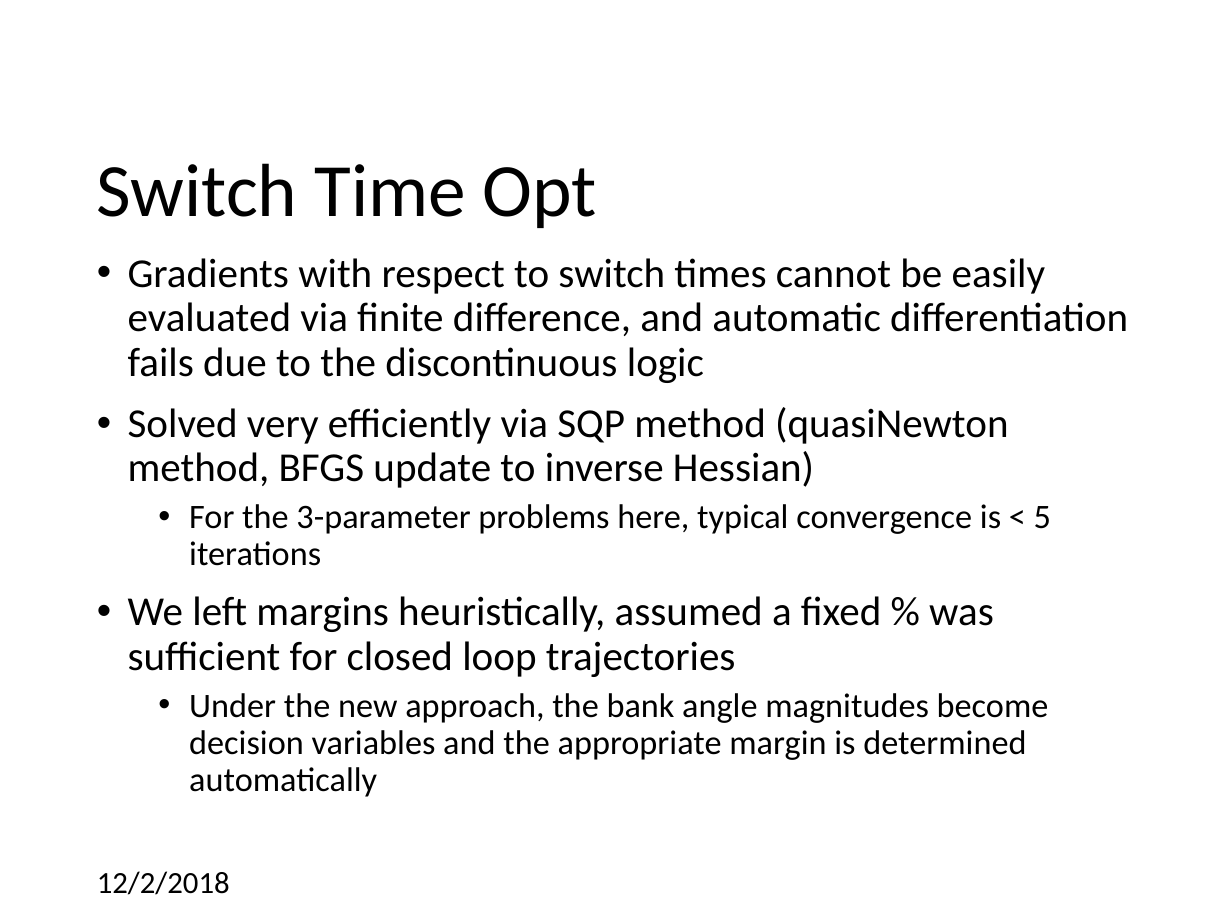
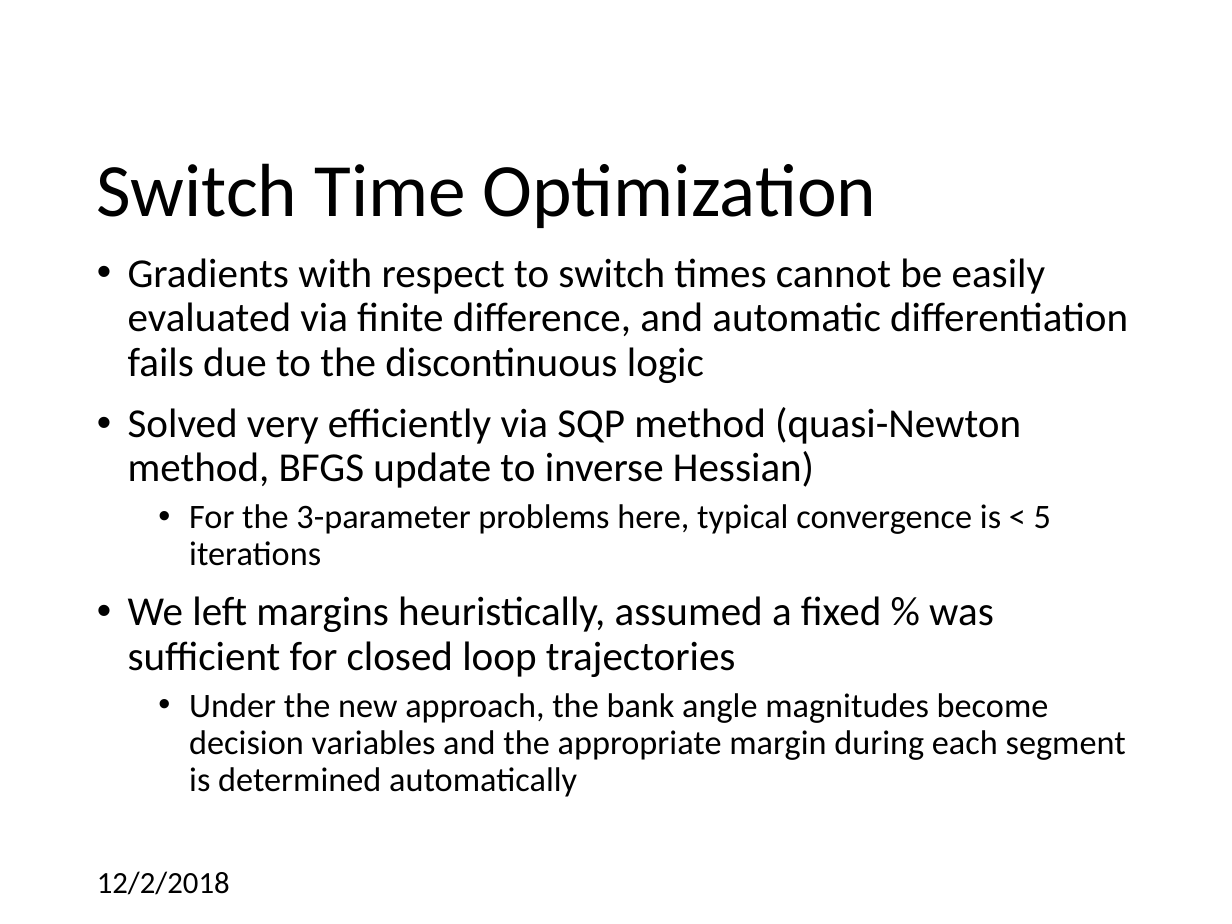
Before and after one commit to CDNoyes/EDL-Py, a slide deck: slide 26 of Documents/Qual Exam.pptx (slide 24 before the commit). Drawn at 1232x924 pixels with LibreOffice and Linux fonts; fonts in the diff are those of the drawing; background and template pictures are left out. Boxes give left, top, right and bottom in pixels: in the first picture for what was removed or moved away, otherwise in the second. Text is boxed around its words. In the diff, an @@ line names an element or a change of style, - is before the commit and + after.

```diff
--- a/Documents/Qual Exam.pptx
+++ b/Documents/Qual Exam.pptx
@@ title at (97,163,876,228): text changed @@
-Switch Time Opt
+Switch Time Optimization
@@ text at (128,407,1021,488): text changed @@
-• Solved very efficiently via SQP method (quasiNewton method, BFGS update to inverse Hessian)
+• Solved very efficiently via SQP method (quasi-Newton method, BFGS update to inverse Hessian)
@@ text at (189,693,1126,797): text changed @@
-  • Under the new approach, the bank angle magnitudes become decision variables and the appropriate margin is determined automatically
+  • Under the new approach, the bank angle magnitudes become decision variables and the appropriate margin during each segment is determined automatically
```
Also in this commit, not shown: 14 other slides changed, 3 slides added.
